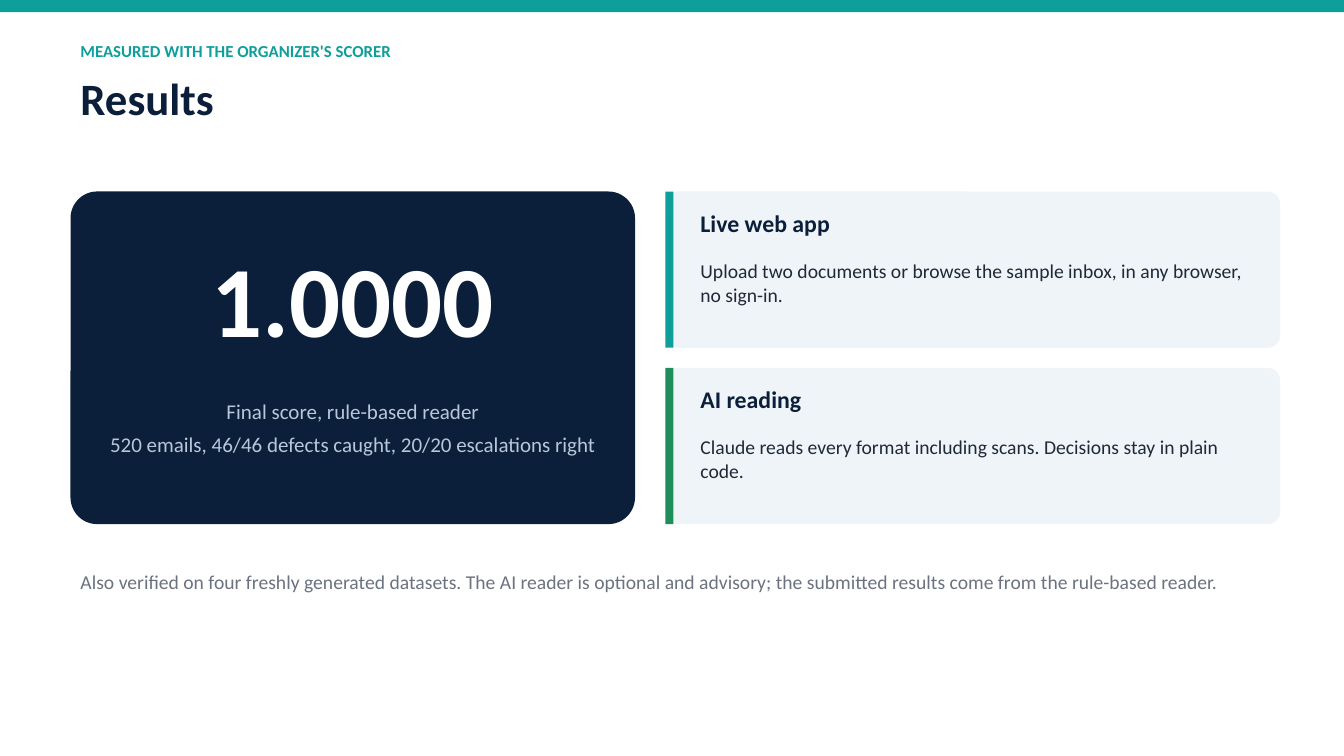
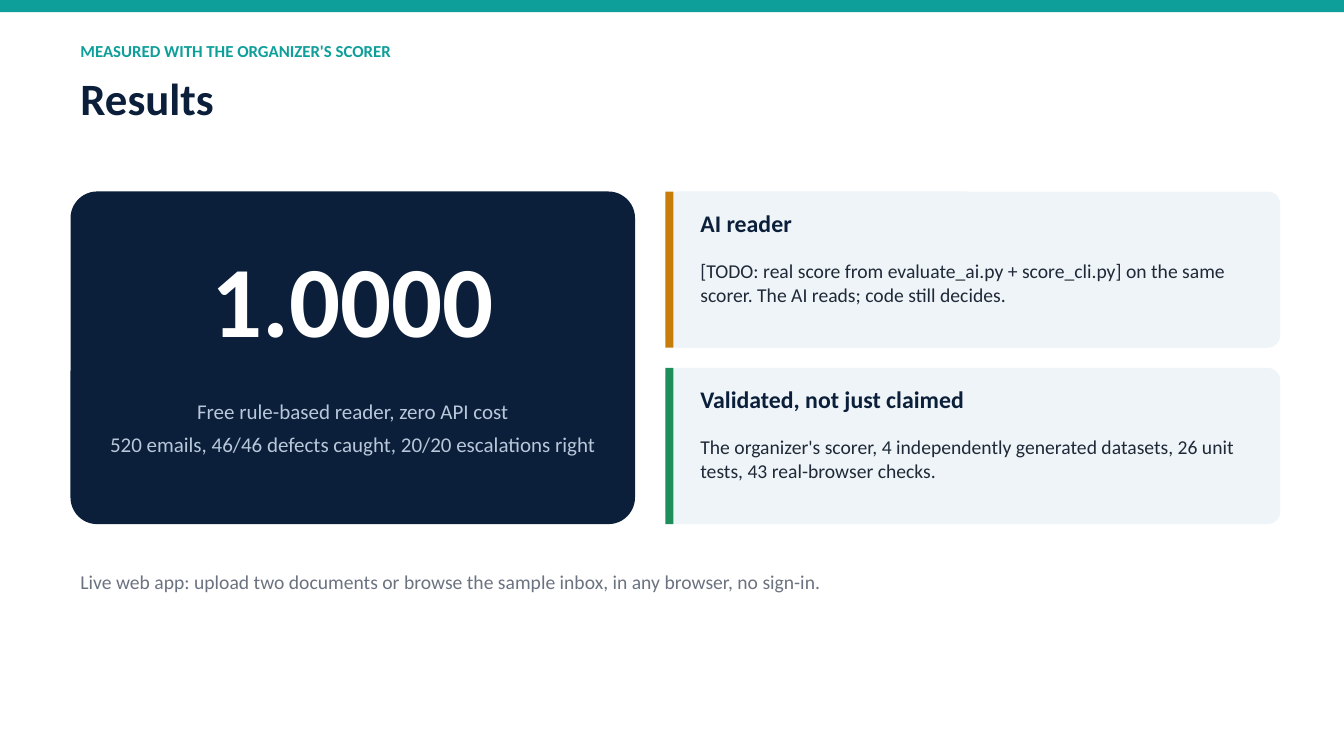
Before and after one commit to BryanWZH/Averis-unemployed-bums, a slide deck: slide 10 of docs/DocHarbor_slides.pptx. Drawn at 1344x756 pixels with LibreOffice and Linux fonts; fonts in the diff are those of the drawing. Boxes give left, top, right and bottom in pixels: in the first picture for what was removed or moved away, otherwise in the second. Text is boxed around its words. In the diff, an @@ line names an element or a change of style, - is before the commit and + after.

```diff
--- a/docs/DocHarbor_slides.pptx
+++ b/docs/DocHarbor_slides.pptx
@@ rectangle at <box>665,192,674,348</box>: fill #0E9F9A to #C77D0A @@
@@ text at <box>700,215,792,232</box>: text changed @@
-Live web app
+AI reader
@@ text at <box>700,264,1225,305</box>: text changed @@
-Upload two documents or browse the sample inbox, in any browser, no sign-in.
+[TODO: real score from evaluate_ai.py + score_cli.py] on the same scorer. The AI reads; code still decides.
@@ text at <box>197,404,508,422</box>: text changed @@
-Final score, rule-based reader
+Free rule-based reader, zero API cost
@@ text at <box>700,391,964,412</box>: text changed @@
-AI reading
+Validated, not just claimed
@@ text at <box>700,440,1234,480</box>: text changed @@
-Claude reads every format including scans. Decisions stay in plain code.
+The organizer's scorer, 4 independently generated datasets, 26 unit tests, 43 real-browser checks.
@@ text at <box>80,575,820,593</box>: text changed @@
-Also verified on four freshly generated datasets. The AI reader is optional and advisory; the submitted results come from the rule-based reader.
+Live web app: upload two documents or browse the sample inbox, in any browser, no sign-in.
```
Also in this commit, not shown: 1 other slide changed, 1 other file.
